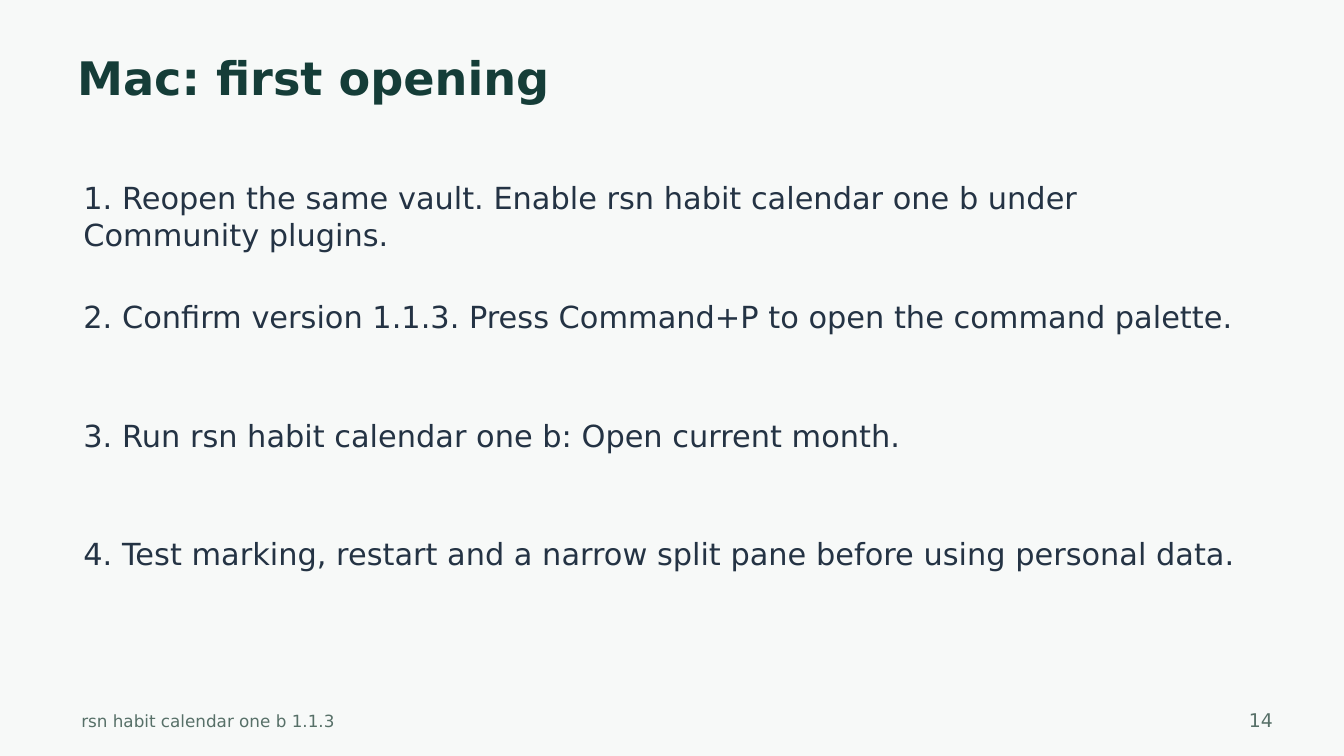
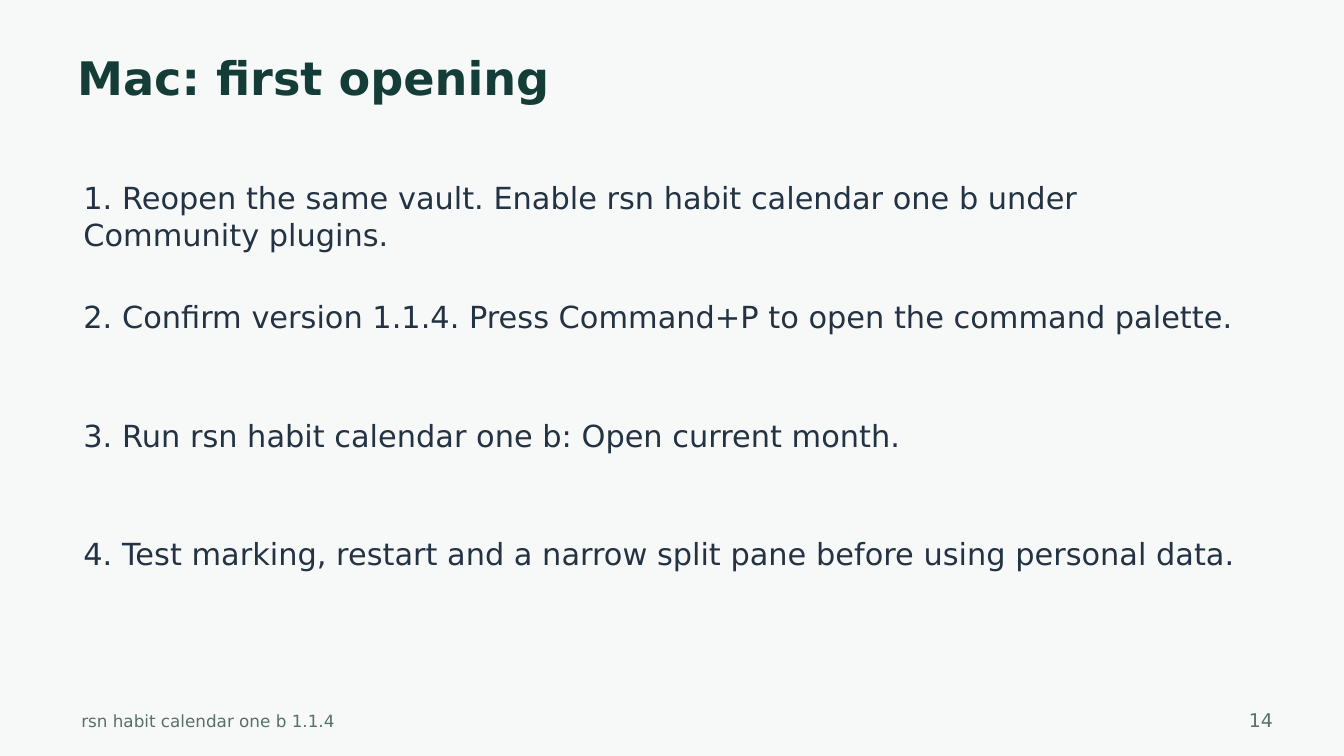
Before and after one commit to harharhari/rsn-habit-tracker-obsidian-plugin, a slide deck: slide 14 of docs/rsn-habit-calendar-one-b-tutorial.pptx. Drawn at 1344x756 pixels with LibreOffice and Linux fonts; fonts in the diff are those of the drawing. Boxes give left, top, right and bottom in pixels: in the first picture for what was removed or moved away, otherwise in the second. Text is boxed around its words. In the diff, an @@ line names an element or a change of style, - is before the commit and + after.

```diff
--- a/docs/rsn-habit-calendar-one-b-tutorial.pptx
+++ b/docs/rsn-habit-calendar-one-b-tutorial.pptx
@@ text at (83, 305, 1232, 334): text changed @@
-2. Confirm version 1.1.3. Press Command+P to open the command palette.
+2. Confirm version 1.1.4. Press Command+P to open the command palette.
@@ text at (81, 714, 335, 727): text changed @@
-rsn habit calendar one b 1.1.3
+rsn habit calendar one b 1.1.4
```
Also in this commit, not shown: 37 other slides changed, 26 other files.
